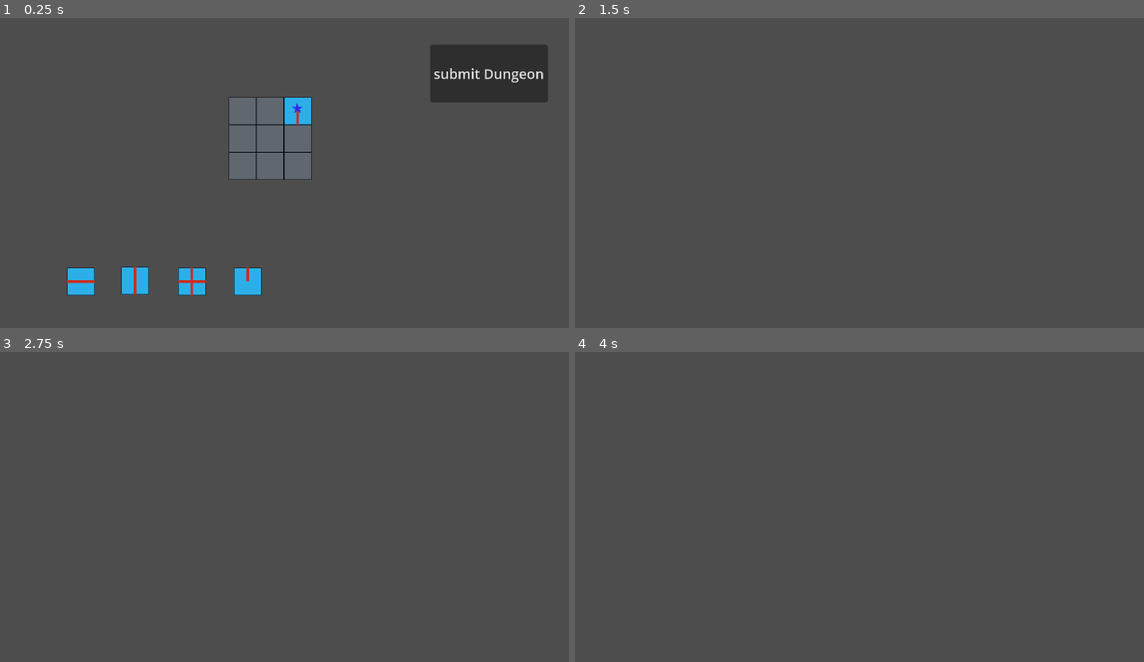
Above: before the commit, frames 1-4 (two rows, left to right).
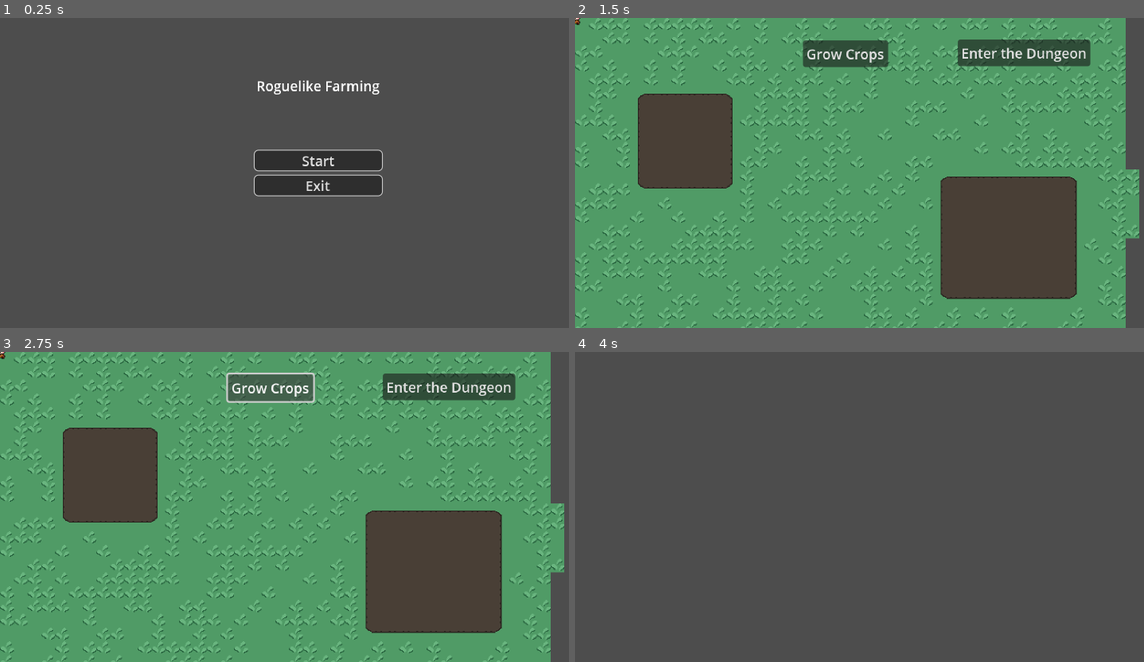
Above: after the commit, the same moments.

Repository: Chikenscreed/roguelike-farming
Game: Godot game, scene res://Scenes/main_menu.tscn
Two runs of this game, one before a commit and one after it. Both use one fixed random seed, a clock stepped at 60 frames per second and the inputs below. Before the commit the project starts from res://Scenes/build_dungeon_screen.tscn. The engine's default icon, where the game draws it, is replaced by a stand-in: a white triangle on a blue panel in a dark square.
Inputs (mouse positions are in pixels of both pictures, inside the frame that each line leads up to):
- Up to frame 1 (0.25 s): no input
- Up to frame 2 (1.5 s): click (1064, 73) at 0.5 s, where only the run before the commit has a clickable "submit Dungeon"; click (893, 160) at 1.25 s, where only the run after the commit has a clickable "Start"
- Up to frame 3 (2.75 s): click (273, 389) at 2 s, where only the run after the commit has a clickable "Grow Crops"
- Up to frame 4 (4 s): click (1024, 386) at 2.75 s, where only the run after the commit has a clickable "Enter the Dungeon"; click (1064, 407) at 3.5 s, where only the run after the commit has a clickable "submit Dungeon"

The runs differ from the first frame. In frame 1, 12% of the frame differs, in the area x 11-97%, y 8-90%; in frame 2, 83%, in the area x 0-100%, y 0-100%; in frame 3, 82%; in frame 4, nothing differs.
Error after the commit: Invalid call. Nonexistent function 'makePlayable' in base 'Nil'. (res://Scripts/dungeon_manager.gd:114)

Commit message:
added Title Screen and combined Game Elements

Diff:
--- a/roguelike-farming/Scenes/farming_base.tscn
+++ b/roguelike-farming/Scenes/farming_base.tscn
@@ -1,10 +1,11 @@
-[gd_scene load_steps=10 format=4 uid="uid://fxs7rd0ibiyw"]
+[gd_scene load_steps=11 format=4 uid="uid://fxs7rd0ibiyw"]
 
 [ext_resource type="Texture2D" uid="uid://cc8xm8k16dam1" path="res://tileMap/gras.png" id="1_02man"]
 [ext_resource type="Script" uid="uid://r6m3dp53kiuj" path="res://Scripts/farming_base.gd" id="1_5f142"]
 [ext_resource type="PackedScene" uid="uid://bdrnscehyw88x" path="res://Scenes/crops/carrot.tscn" id="2_5f142"]
 [ext_resource type="Texture2D" uid="uid://cmlcmbcx6qqk8" path="res://tileMap/soil.png" id="2_ud1cg"]
 [ext_resource type="PackedScene" uid="uid://i02wi8njxgrb" path="res://Scenes/test_player.tscn" id="3_5f142"]
+[ext_resource type="PackedScene" uid="uid://etjai5vm2tnp" path="res://Scenes/game.tscn" id="3_qeqr8"]
 
 [sub_resource type="TileSetAtlasSource" id="TileSetAtlasSource_qeqr8"]
 texture = ExtResource("1_02man")
@@ -172,6 +173,7 @@
 [node name="Farming Base" type="Node2D"]
 script = ExtResource("1_5f142")
 carrot_scene = ExtResource("2_5f142")
+dungeon_scene = ExtResource("3_qeqr8")
 
 [node name="Layers" type="Node2D" parent="."]
 
@@ -197,5 +199,13 @@
 shortcut_in_tooltip = false
 text = "Grow Crops"
 
+[node name="Dungeon Button" type="Button" parent="."]
+offset_left = 445.0
+offset_top = 25.0
+offset_right = 599.0
+offset_bottom = 56.0
+text = "Enter the Dungeon"
+
 [connection signal="action" from="Objects/TestPlayer" to="." method="_on_player_action"]
 [connection signal="pressed" from="Button" to="." method="_on_button_pressed"]
+[connection signal="pressed" from="Dungeon Button" to="." method="_on_dungeon_button_pressed"]
--- /dev/null
+++ b/roguelike-farming/Scenes/main_menu.tscn
@@ -0,0 +1,66 @@
+[gd_scene load_steps=4 format=3 uid="uid://bs7mb151nswu6"]
+
+[ext_resource type="Script" uid="uid://c1cv8kvjvrtfo" path="res://Scripts/main_menu.gd" id="1_28flt"]
+[ext_resource type="PackedScene" uid="uid://fxs7rd0ibiyw" path="res://Scenes/farming_base.tscn" id="2_48xlc"]
+
+[sub_resource type="StyleBoxFlat" id="StyleBoxFlat_erv1k"]
+bg_color = Color(0.18000486, 0.1800049, 0.18000478, 1)
+border_width_left = 1
+border_width_top = 1
+border_width_right = 1
+border_width_bottom = 1
+corner_radius_top_left = 5
+corner_radius_top_right = 5
+corner_radius_bottom_right = 5
+corner_radius_bottom_left = 5
+
+[node name="Main Menu" type="Control"]
+layout_mode = 3
+anchors_preset = 15
+anchor_right = 1.0
+anchor_bottom = 1.0
+grow_horizontal = 2
+grow_vertical = 2
+script = ExtResource("1_28flt")
+game_scene = ExtResource("2_48xlc")
+
+[node name="Background" type="Sprite2D" parent="."]
+
+[node name="VBoxContainer" type="VBoxContainer" parent="."]
+layout_mode = 1
+anchors_preset = 8
+anchor_left = 0.5
+anchor_top = 0.5
+anchor_right = 0.5
+anchor_bottom = 0.5
+grow_horizontal = 2
+grow_vertical = 2
+alignment = 1
+
+[node name="Start Button" type="Button" parent="VBoxContainer"]
+custom_minimum_size = Vector2(150, 0)
+layout_mode = 2
+theme_override_styles/normal = SubResource("StyleBoxFlat_erv1k")
+text = "Start
+"
+
+[node name="Exit Button" type="Button" parent="VBoxContainer"]
+custom_minimum_size = Vector2(150, 0)
+layout_mode = 2
+theme_override_styles/normal = SubResource("StyleBoxFlat_erv1k")
+text = "Exit"
+
+[node name="Label" type="Label" parent="."]
+layout_mode = 1
+anchors_preset = 5
+anchor_left = 0.5
+anchor_right = 0.5
+offset_left = -72.0
+offset_top = 66.94
+offset_right = 72.0
+offset_bottom = 89.94002
+grow_horizontal = 2
+text = "Roguelike Farming"
+
+[connection signal="pressed" from="VBoxContainer/Start Button" to="." method="_on_start_button_pressed"]
+[connection signal="pressed" from="VBoxContainer/Exit Button" to="." method="_on_exit_button_pressed"]
--- a/roguelike-farming/Scripts/exitObjectScript.gd
+++ b/roguelike-farming/Scripts/exitObjectScript.gd
@@ -16,4 +16,5 @@
 
 func _on_area_entered(area: Area2D) -> void:
 	print("Player wants to exit!!!!")
+	get_tree().change_scene_to_file("res://Scenes/farming_base.tscn")
 	pass # Replace with function body.
--- a/roguelike-farming/Scripts/farming_base.gd
+++ b/roguelike-farming/Scripts/farming_base.gd
@@ -2,6 +2,7 @@
 
 @export var tile_size := 16
 @export var carrot_scene: PackedScene
+@export var dungeon_scene: PackedScene
 
 var planeted_crop_tiles : Array[Vector2i] = []
 
@@ -35,3 +36,7 @@
 
 func is_crop(node: Node) -> bool:
 	return node.is_in_group("crops")
+
+
+func _on_dungeon_button_pressed() -> void:
+	get_tree().change_scene_to_packed(dungeon_scene)
--- /dev/null
+++ b/roguelike-farming/Scripts/main_menu.gd
@@ -0,0 +1,11 @@
+extends Control
+
+@export var game_scene: PackedScene
+
+
+func _on_start_button_pressed() -> void:
+	get_tree().change_scene_to_packed(game_scene)
+
+
+func _on_exit_button_pressed() -> void:
+	get_tree().quit()
--- a/roguelike-farming/project.godot
+++ b/roguelike-farming/project.godot
@@ -11,7 +11,7 @@
 [application]
 
 config/name="roguelike farming"
-run/main_scene="uid://bh7xfp5urcint"
+run/main_scene="uid://bs7mb151nswu6"
 config/features=PackedStringArray("4.5", "Mobile")
 config/icon="res://icon.svg"
 
Not shown, added: roguelike-farming/Scripts/main_menu.gd.uid
